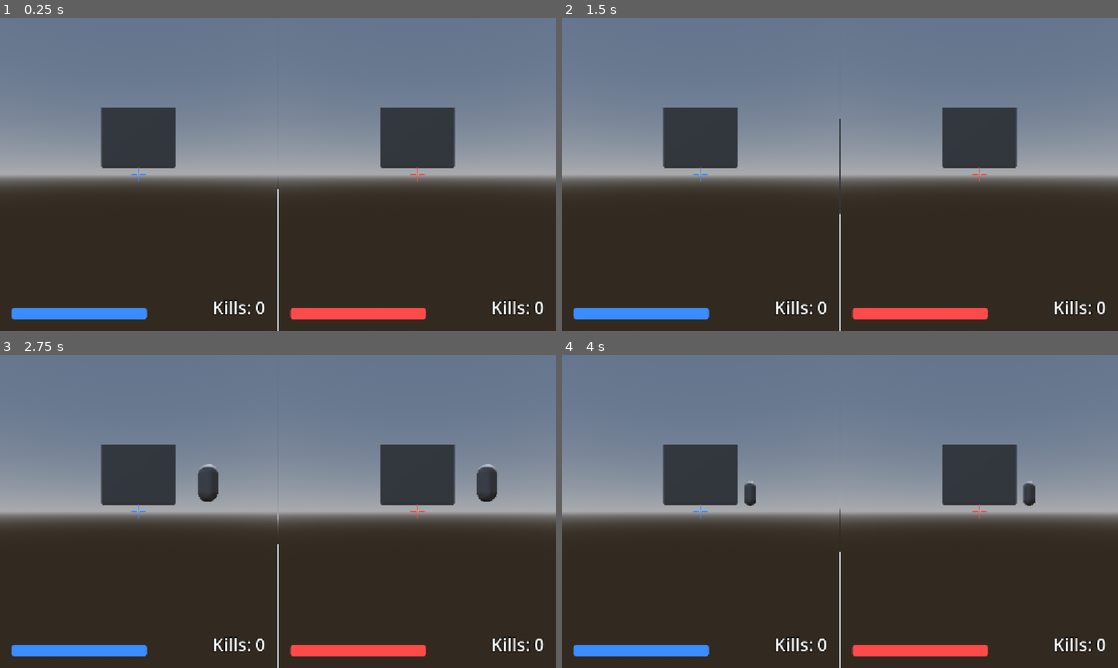
Above: before the commit, frames 1-4 (two rows, left to right).
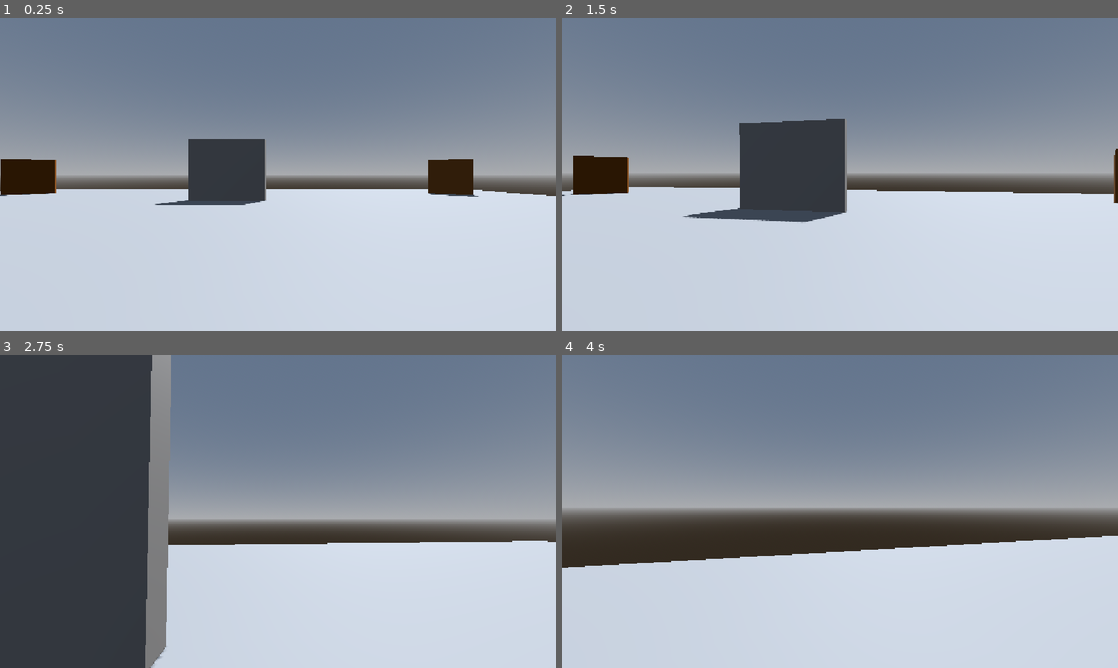
Above: after the commit, the same moments.

Repository: Ryan-M-Smith/SkillIssue
Game: Godot game, scene res://arena_box.tscn
Same seed, same stepped clock (60 frames per second), same inputs: the game is played once before the commit and once after it. Before the commit the project starts from res://main.tscn.
Inputs (mouse positions are in pixels of both pictures, inside the frame that each line leads up to):
- Up to frame 1 (0.25 s): no input
- Up to frame 2 (1.5 s): tap Enter (ui_accept) at 0.5, 0.77 s; move the mouse to (867, 174) at 0.52 s; hold W (ui_up) from 0.53 s (still down); click (867, 174) at 0.6 s; move the mouse to (812, 174) at 1.27 s; click (812, 174) at 1.35 s
- Up to frame 3 (2.75 s): keep holding W (ui_up); tap Enter (ui_accept) at 1.52 s; move the mouse to (289, 505) at 2.02 s; tap Ctrl at 2.1 s; click (289, 505) at 2.3 s
- Up to frame 4 (4 s): keep holding W (ui_up); move the mouse to (834, 517) at 2.77 s; tap Space at 2.85 s; tap Enter (ui_accept) at 3.02, 3.77 s; click (834, 517) at 3.05 s; move the mouse to (878, 514) at 3.52 s; tap 1 at 3.6 s; click (878, 514) at 3.8 s

The runs differ from the first frame. In frame 1, 53% of the frame differs, in the area x 0-100%, y 28-100%; in frame 2, 55%; in frame 3, 63%, in the area x 0-100%, y 0-100%; in frame 4, 45%.

Commit message:
added system for picking up items, health and armor pickups work

Diff:
--- a/apps/game/PlayerHealthArmor.gd
+++ b/apps/game/PlayerHealthArmor.gd
@@ -12,6 +12,8 @@
 
 func addHealth(add: int) -> void:
 
+	print('health added: ', add)
+
 	var new_hp = health + add
 
 	if new_hp > MAX_HEALTH:
@@ -21,6 +23,8 @@
 	health = new_hp
 
 func addArmor(add: int) -> void:
+
+	print('armor added: ', add)
 
 	var new_arm = armor + add
 
--- a/apps/game/PlayerMovement.gd
+++ b/apps/game/PlayerMovement.gd
@@ -1,5 +1,6 @@
 extends CharacterBody3D
 
+class_name PlayerMovement
 
 const SPEED = 5.0
 const JUMP_VELOCITY = 4.5
@@ -7,6 +8,7 @@
 
 @onready var head = $head
 @onready var camera = $head/Camera3D
+@onready var health_system = $HealthSystem
 
 func _ready():
 	Input.mouse_mode = Input.MOUSE_MODE_CAPTURED
@@ -39,3 +41,12 @@
 		velocity.z = move_toward(velocity.z, 0, SPEED)
 
 	move_and_slide()
+
+func modify_health(add: int) -> void:
+
+	if health_system.has_method("addHealth"):
+		health_system.addHealth(add)
+
+func modify_armor(add: int) -> void:
+	if health_system.has_method("addArmor"):
+		health_system.addArmor(add)
--- a/apps/game/arena_box.tscn
+++ b/apps/game/arena_box.tscn
@@ -1,12 +1,15 @@
 [gd_scene format=3 uid="uid://bhv1do6hy4esa"]
 
+[ext_resource type="Script" uid="uid://b8f1jwth2v6eo" path="res://item_pickup.gd" id="1_w5s1w"]
 [ext_resource type="Material" uid="uid://dalrh4aoojdi7" path="res://spawnpoint_color.tres" id="1_yvyj0"]
 [ext_resource type="Material" uid="uid://dljsq8kc0c8nw" path="res://wallcolor.tres" id="2_2wrcj"]
 [ext_resource type="Material" uid="uid://dgdel63js7ym4" path="res://healthpickup.tres" id="2_sija8"]
 [ext_resource type="Material" uid="uid://dyasjlxrj2kxd" path="res://shotgunpickupcolor.tres" id="3_tj2tj"]
 [ext_resource type="Script" uid="uid://cek53ng3g4dyi" path="res://PlayerMovement.gd" id="3_vrfma"]
+[ext_resource type="Script" uid="uid://csbdw8l7igulq" path="res://PlayerHealthArmor.gd" id="4_b11el"]
 [ext_resource type="Material" uid="uid://7j42omtwv2j8" path="res://sniperpickupcolor.tres" id="4_reqvt"]
 [ext_resource type="Material" uid="uid://dkjvd2uu5plc4" path="res://bigcovercolor.tres" id="4_vrfma"]
+[ext_resource type="Script" uid="uid://5s7vr4o4ieen" path="res://weapon_system.gd" id="5_tj2tj"]
 
 [sub_resource type="ProceduralSkyMaterial" id="ProceduralSkyMaterial_sija8"]
 sky_horizon_color = Color(0.66224277, 0.6717428, 0.6867428, 1)
@@ -19,8 +22,16 @@
 background_mode = 2
 sky = SubResource("Sky_vrfma")
 
+[sub_resource type="SphereShape3D" id="SphereShape3D_yf5fn"]
+
+[sub_resource type="SphereShape3D" id="SphereShape3D_57qmd"]
+
 [sub_resource type="StandardMaterial3D" id="StandardMaterial3D_vrfma"]
 albedo_color = Color(0.54509807, 0.52156866, 0.73333335, 1)
+
+[sub_resource type="SphereShape3D" id="SphereShape3D_3gngh"]
+
+[sub_resource type="SphereShape3D" id="SphereShape3D_d0u6y"]
 
 [sub_resource type="BoxMesh" id="BoxMesh_p1u0y"]
 size = Vector3(5, 4, 0.5)
@@ -49,45 +60,93 @@
 
 [node name="HealthPickups" type="Node" parent="Terrain/Spawns" unique_id=144472983]
 
-[node name="HealthPickup" type="CSGSphere3D" parent="Terrain/Spawns/HealthPickups" unique_id=1920780753]
+[node name="HealthPickupObject" type="Area3D" parent="Terrain/Spawns/HealthPickups" unique_id=1168658513]
 transform = Transform3D(1, 0, 0, 0, 1, 0, 0, 0, 1, 21.5, 1.5, 9)
+script = ExtResource("1_w5s1w")
+
+[node name="CollisionShape3D" type="CollisionShape3D" parent="Terrain/Spawns/HealthPickups/HealthPickupObject" unique_id=1345897729]
+shape = SubResource("SphereShape3D_yf5fn")
+
+[node name="HealthPickup" type="CSGSphere3D" parent="Terrain/Spawns/HealthPickups/HealthPickupObject/CollisionShape3D" unique_id=1920780753]
 rings = 16
 material = ExtResource("2_sija8")
 
-[node name="HealthPickup2" type="CSGSphere3D" parent="Terrain/Spawns/HealthPickups" unique_id=222146989]
+[node name="HealthPickupObject5" type="Area3D" parent="Terrain/Spawns/HealthPickups" unique_id=510783117]
 transform = Transform3D(1, 0, 0, 0, 1, 0, 0, 0, 1, 21.5, 1.5, -9)
+script = ExtResource("1_w5s1w")
+
+[node name="CollisionShape3D" type="CollisionShape3D" parent="Terrain/Spawns/HealthPickups/HealthPickupObject5" unique_id=1225891968]
+shape = SubResource("SphereShape3D_yf5fn")
+
+[node name="HealthPickup" type="CSGSphere3D" parent="Terrain/Spawns/HealthPickups/HealthPickupObject5/CollisionShape3D" unique_id=232429644]
 rings = 16
 material = ExtResource("2_sija8")
 
-[node name="HealthPickup3" type="CSGSphere3D" parent="Terrain/Spawns/HealthPickups" unique_id=2055309413]
+[node name="HealthPickupObject2" type="Area3D" parent="Terrain/Spawns/HealthPickups" unique_id=1196627407]
 transform = Transform3D(1, 0, 0, 0, 1, 0, 0, 0, 1, -21.5, 1.5, 9)
+script = ExtResource("1_w5s1w")
+
+[node name="CollisionShape3D" type="CollisionShape3D" parent="Terrain/Spawns/HealthPickups/HealthPickupObject2" unique_id=123827784]
+shape = SubResource("SphereShape3D_yf5fn")
+
+[node name="HealthPickup" type="CSGSphere3D" parent="Terrain/Spawns/HealthPickups/HealthPickupObject2/CollisionShape3D" unique_id=628898204]
 rings = 16
 material = ExtResource("2_sija8")
 
-[node name="HealthPickup4" type="CSGSphere3D" parent="Terrain/Spawns/HealthPickups" unique_id=1285807794]
+[node name="HealthPickupObject6" type="Area3D" parent="Terrain/Spawns/HealthPickups" unique_id=769808343]
 transform = Transform3D(1, 0, 0, 0, 1, 0, 0, 0, 1, -21.5, 1.5, -9)
+script = ExtResource("1_w5s1w")
+
+[node name="CollisionShape3D" type="CollisionShape3D" parent="Terrain/Spawns/HealthPickups/HealthPickupObject6" unique_id=1395010996]
+shape = SubResource("SphereShape3D_yf5fn")
+
+[node name="HealthPickup" type="CSGSphere3D" parent="Terrain/Spawns/HealthPickups/HealthPickupObject6/CollisionShape3D" unique_id=276194215]
 rings = 16
 material = ExtResource("2_sija8")
 
 [node name="ArmorPickups" type="Node" parent="Terrain/Spawns" unique_id=1459798194]
 
-[node name="ArmorPickup" type="CSGSphere3D" parent="Terrain/Spawns/ArmorPickups" unique_id=1261700422]
+[node name="ArmorPickupObject" type="Area3D" parent="Terrain/Spawns/ArmorPickups" unique_id=1268475634]
 transform = Transform3D(1, 0, 0, 0, 1, 0, 0, 0, 1, 21.5, 1.5, 7)
+script = ExtResource("1_w5s1w")
+
+[node name="CollisionShape3D" type="CollisionShape3D" parent="Terrain/Spawns/ArmorPickups/ArmorPickupObject" unique_id=631888370]
+shape = SubResource("SphereShape3D_57qmd")
+
+[node name="ArmorPickup1" type="CSGSphere3D" parent="Terrain/Spawns/ArmorPickups/ArmorPickupObject/CollisionShape3D" unique_id=1261700422]
 rings = 16
 material = SubResource("StandardMaterial3D_vrfma")
 
-[node name="ArmorPickup2" type="CSGSphere3D" parent="Terrain/Spawns/ArmorPickups" unique_id=1406720118]
+[node name="ArmorPickupObject2" type="Area3D" parent="Terrain/Spawns/ArmorPickups" unique_id=1211125230]
 transform = Transform3D(1, 0, 0, 0, 1, 0, 0, 0, 1, 21.5, 1.5, -7)
+script = ExtResource("1_w5s1w")
+
+[node name="CollisionShape3D" type="CollisionShape3D" parent="Terrain/Spawns/ArmorPickups/ArmorPickupObject2" unique_id=163064926]
+shape = SubResource("SphereShape3D_57qmd")
+
+[node name="ArmorPickup1" type="CSGSphere3D" parent="Terrain/Spawns/ArmorPickups/ArmorPickupObject2/CollisionShape3D" unique_id=337237008]
 rings = 16
 material = SubResource("StandardMaterial3D_vrfma")
 
-[node name="ArmorPickup3" type="CSGSphere3D" parent="Terrain/Spawns/ArmorPickups" unique_id=1354149820]
+[node name="ArmorPickupObject3" type="Area3D" parent="Terrain/Spawns/ArmorPickups" unique_id=1872749112]
 transform = Transform3D(1, 0, 0, 0, 1, 0, 0, 0, 1, -21.5, 1.5, 7)
+script = ExtResource("1_w5s1w")
+
+[node name="CollisionShape3D" type="CollisionShape3D" parent="Terrain/Spawns/ArmorPickups/ArmorPickupObject3" unique_id=1906460687]
+shape = SubResource("SphereShape3D_57qmd")
+
+[node name="ArmorPickup1" type="CSGSphere3D" parent="Terrain/Spawns/ArmorPickups/ArmorPickupObject3/CollisionShape3D" unique_id=1042625666]
 rings = 16
 material = SubResource("StandardMaterial3D_vrfma")
 
-[node name="ArmorPickup4" type="CSGSphere3D" parent="Terrain/Spawns/ArmorPickups" unique_id=1145489696]
+[node name="ArmorPickupObject4" type="Area3D" parent="Terrain/Spawns/ArmorPickups" unique_id=1650140208]
 transform = Transform3D(1, 0, 0, 0, 1, 0, 0, 0, 1, -21.5, 1.5, -7)
+script = ExtResource("1_w5s1w")
+
+[node name="CollisionShape3D" type="CollisionShape3D" parent="Terrain/Spawns/ArmorPickups/ArmorPickupObject4" unique_id=292186369]
+shape = SubResource("SphereShape3D_57qmd")
+
+[node name="ArmorPickup1" type="CSGSphere3D" parent="Terrain/Spawns/ArmorPickups/ArmorPickupObject4/CollisionShape3D" unique_id=900830626]
 rings = 16
 material = SubResource("StandardMaterial3D_vrfma")
 
@@ -109,20 +168,40 @@
 transform = Transform3D(1, 0, 0, 0, 1, 0, 0, 0, 1, 20, 1.5, -20)
 material = ExtResource("1_yvyj0")
 
-[node name="ShotgunSpawn" type="CSGSphere3D" parent="Terrain/Spawns" unique_id=2100700433]
-transform = Transform3D(1, 0, 0, 0, 1, 0, 0, 0, 1, 0, 1.5, -16)
+[node name="SniperSpawnObject" type="Area3D" parent="Terrain/Spawns" unique_id=2132443225]
+transform = Transform3D(1, 0, 0, 0, 1, 0, 0, 0, 1, 0, 2.6, 0)
+script = ExtResource("1_w5s1w")
+
+[node name="CollisionShape3D" type="CollisionShape3D" parent="Terrain/Spawns/SniperSpawnObject" unique_id=93231739]
+shape = SubResource("SphereShape3D_3gngh")
+
+[node name="SniperSpawn" type="CSGSphere3D" parent="Terrain/Spawns/SniperSpawnObject/CollisionShape3D" unique_id=1151756044]
+rings = 16
+material = ExtResource("4_reqvt")
+
+[node name="ShotgunSpawnObject" type="Area3D" parent="Terrain/Spawns" unique_id=1082231105]
+transform = Transform3D(1, 0, 0, 0, 1, 0, 0, 0, 1, 0, 1, -16)
+script = ExtResource("1_w5s1w")
+
+[node name="CollisionShape3D" type="CollisionShape3D" parent="Terrain/Spawns/ShotgunSpawnObject" unique_id=794123757]
+shape = SubResource("SphereShape3D_d0u6y")
+
+[node name="ShotgunSpawn" type="CSGSphere3D" parent="Terrain/Spawns/ShotgunSpawnObject/CollisionShape3D" unique_id=2100700433]
+transform = Transform3D(1, 0, 0, 0, 1, 0, 0, 0, 1, 0, 0.5, 0)
 rings = 16
 material = ExtResource("3_tj2tj")
 
-[node name="ShotgunSpawn2" type="CSGSphere3D" parent="Terrain/Spawns" unique_id=448019255]
-transform = Transform3D(1, 0, 0, 0, 1, 0, 0, 0, 1, 0, 1.5, 16)
+[node name="ShotgunSpawnObject2" type="Area3D" parent="Terrain/Spawns" unique_id=1533227260]
+transform = Transform3D(1, 0, 0, 0, 1, 0, 0, 0, 1, 0, 1, 16)
+script = ExtResource("1_w5s1w")
+
+[node name="CollisionShape3D" type="CollisionShape3D" parent="Terrain/Spawns/ShotgunSpawnObject2" unique_id=103542605]
+shape = SubResource("SphereShape3D_d0u6y")
+
+[node name="ShotgunSpawn2" type="CSGSphere3D" parent="Terrain/Spawns/ShotgunSpawnObject2/CollisionShape3D" unique_id=965338892]
+transform = Transform3D(1, 0, 0, 0, 1, 0, 0, 0, 1, 0, 0.5, 0)
 rings = 16
 material = ExtResource("3_tj2tj")
-
-[node name="SniperSpawn" type="CSGSphere3D" parent="Terrain/Spawns" unique_id=1151756044]
-transform = Transform3D(1, 0, 0, 0, 1, 0, 0, 0, 1, 0, 2.6, 0)
-rings = 16
-material = ExtResource("4_reqvt")
 
 [node name="Cover" type="Node3D" parent="Terrain" unique_id=763078131]
 
@@ -198,7 +277,7 @@
 size = Vector3(2, 2, 2)
 material = ExtResource("4_vrfma")
 
-[node name="CharacterBody3D" type="CharacterBody3D" parent="." unique_id=1564791814]
+[node name="CharacterBody3D" type="CharacterBody3D" parent="." unique_id=1564791814 groups=["Player"]]
 transform = Transform3D(1, 0, 0, 0, 1, 0, 0, 0, 1, 3.342, 1.5, 0)
 script = ExtResource("3_vrfma")
 
@@ -215,5 +294,16 @@
 near = 0.001
 
 [node name="HealthSystem" type="Node3D" parent="CharacterBody3D" unique_id=169194716]
+script = ExtResource("4_b11el")
 
 [node name="WeaponSystem" type="Node3D" parent="CharacterBody3D" unique_id=621979749]
+script = ExtResource("5_tj2tj")
+
+[connection signal="body_entered" from="Terrain/Spawns/HealthPickups/HealthPickupObject" to="Terrain/Spawns/HealthPickups/HealthPickupObject" method="_on_body_entered"]
+[connection signal="body_entered" from="Terrain/Spawns/HealthPickups/HealthPickupObject5" to="Terrain/Spawns/HealthPickups/HealthPickupObject5" method="_on_body_entered"]
+[connection signal="body_entered" from="Terrain/Spawns/HealthPickups/HealthPickupObject2" to="Terrain/Spawns/HealthPickups/HealthPickupObject2" method="_on_body_entered"]
+[connection signal="body_entered" from="Terrain/Spawns/HealthPickups/HealthPickupObject6" to="Terrain/Spawns/HealthPickups/HealthPickupObject6" method="_on_body_entered"]
+[connection signal="body_entered" from="Terrain/Spawns/ArmorPickups/ArmorPickupObject" to="Terrain/Spawns/HealthPickups/HealthPickupObject" method="_on_armor_pickup_object_body_entered"]
+[connection signal="body_entered" from="Terrain/Spawns/ArmorPickups/ArmorPickupObject2" to="Terrain/Spawns/HealthPickups/HealthPickupObject" method="_on_armor_pickup_object_body_entered"]
+[connection signal="body_entered" from="Terrain/Spawns/ArmorPickups/ArmorPickupObject3" to="Terrain/Spawns/HealthPickups/HealthPickupObject" method="_on_armor_pickup_object_body_entered"]
+[connection signal="body_entered" from="Terrain/Spawns/ArmorPickups/ArmorPickupObject4" to="Terrain/Spawns/HealthPickups/HealthPickupObject" method="_on_armor_pickup_object_body_entered"]
--- /dev/null
+++ b/apps/game/item_pickup.gd
@@ -0,0 +1,32 @@
+extends Area3D
+
+
+# Called when the node enters the scene tree for the first time.
+func _ready() -> void:
+	pass # Replace with function body.
+
+
+
+# Called every frame. 'delta' is the elapsed time since the previous frame.
+func _process(delta: float) -> void:
+	pass
+
+
+func _on_body_entered(body: Node3D) -> void:
+	# print('touched', name)
+
+	if body is PlayerMovement:
+		if body.has_method("modify_health"):
+			print('Player got health')
+			body.modify_health(20)
+
+	pass # Replace with function body.
+
+
+func _on_armor_pickup_object_body_entered(body: Node3D) -> void:
+	# print('touched armor ', name)
+
+	if body is PlayerMovement:
+		if body.has_method("modify_armor"):
+			print('Player got armor')
+			body.modify_armor(20)
--- a/apps/game/project.godot
+++ b/apps/game/project.godot
@@ -11,13 +11,15 @@
 [application]
 
 config/name="2vs2SkillIssue"
-run/main_scene="uid://bxe5hwqwlf5om"
+run/main_scene="uid://bhv1do6hy4esa"
 config/features=PackedStringArray("4.7", "GL Compatibility")
 config/icon="res://icon.svg"
 
 [autoload]
 
 GameEvents="*res://game_events.gd"
+NetworkBridge="*uid://c846bcx4iaxtl"
+PlayerRegistry="*uid://cqdi22myh03h4"
 NetworkClient="*res://scripts/network/network_client.gd"
 GameSession="*res://scripts/game_session.gd"
 InputRouter="*res://scripts/input_router.gd"
@@ -26,6 +28,10 @@
 
 window/stretch/mode="canvas_items"
 window/stretch/aspect="expand"
+
+[global_group]
+
+Player=""
 
 [input]
 
@@ -61,6 +67,11 @@
 , Object(InputEventKey,"resource_local_to_scene":false,"resource_name":"","device":-1,"window_id":0,"alt_pressed":false …(186 unchanged characters)…
 ]
 }
+fire={
+"deadzone": 0.2,
+"events": [Object(InputEventMouseButton,"resource_local_to_scene":false,"resource_name":"","device":-1,"window_id":0,"alt_pressed":false,"shift_pressed":false,"ctrl_pressed":false,"meta_pressed":false,"button_mask":0,"position":Vector2(0, 0),"global_position":Vector2(0, 0),"factor":1.0,"button_index":1,"canceled":false,"pressed":false,"double_click":false,"script":null)
+]
+}
 
 [physics]
 
Not shown, added: apps/game/item_pickup.gd.uid
